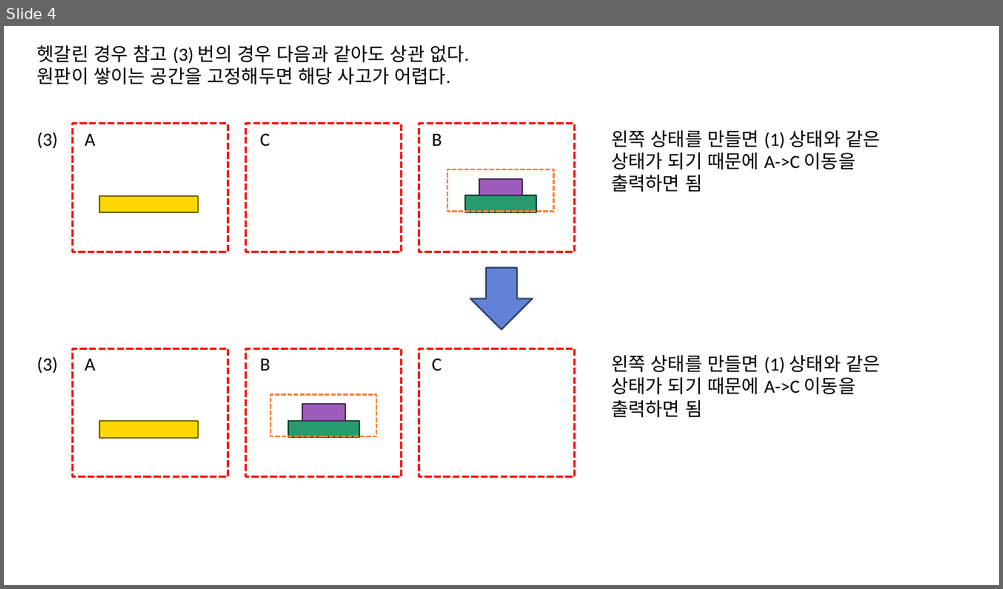
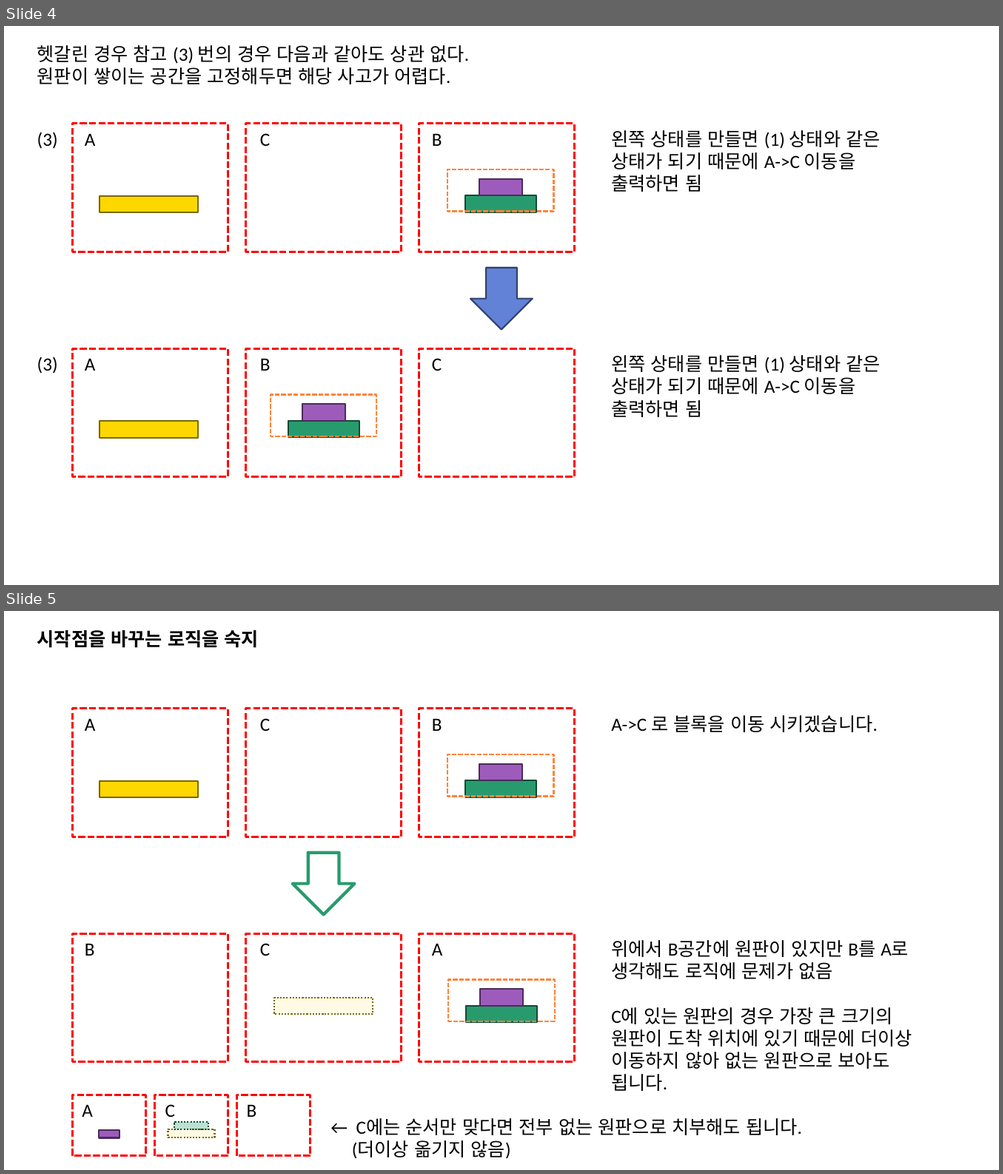
Before and after one commit to Deokgi-Park/BeakJoon, a slide deck: 1week/하노아의 탑 이해.pptx. Shown one above the other, each under a label of ours: slide 4 before the commit, slides 4 and 5 after it. The pictures are 1003x589 and 1003x1174 pixels, drawn with LibreOffice and Linux fonts; fonts in the diff are those of the drawing. Boxes give left, top, right and bottom in pixels: in the first picture for what was removed or moved away, otherwise in the second. Text is boxed around its words. In the diff, an @@ line names an element or a change of style, - is before the commit and + after.

```diff
--- a/1week/하노아의 탑 이해.pptx
+++ b/1week/하노아의 탑 이해.pptx
@@ slide 5 added at <box>4,611,999,1170</box>, background #FFFFFF @@
@@ text added at <box>37,630,259,648</box>, 18 pt, text #000000, bold @@
+시작점을 바꾸는 로직을 숙지
@@ text added at <box>611,715,876,732</box>, 18 pt, text #000000 @@
+A->C 로 블록을 이동 시키겠습니다.
@@ group added at <box>73,709,574,837</box>: 7 rectangles, 3 texts @@
+A
+C
+B
@@ right arrow added at <box>293,853,355,914</box>, outline #289B6E 3 pt @@
@@ text added at <box>611,940,912,1091</box>, 18 pt, text #000000 @@
+위에서 B공간에 원판이 있지만 B를 A로 생각해도 로직에 문제가 없음
+C에 있는 원판의 경우 가장 큰 크기의 원판이 도착 위치에 있기 때문에 더이상 이동하지 않아 없는 원판으로 보아도 됩니다.
@@ group added at <box>73,934,574,1062</box>: 7 rectangles, 3 texts @@
+B
+C
+A
@@ text added at <box>352,1119,802,1159</box>, 18 pt, text #000000 @@
+← C에는 순서만 맞다면 전부 없는 원판으로 치부해도 됩니다.
+(더이상 옮기지 않음)
@@ group added at <box>73,1096,310,1156</box>: 6 rectangles, 3 texts @@
+A
+C
+B
```
Also in this commit, not shown: 2 slides changed, 1 other slide added.
